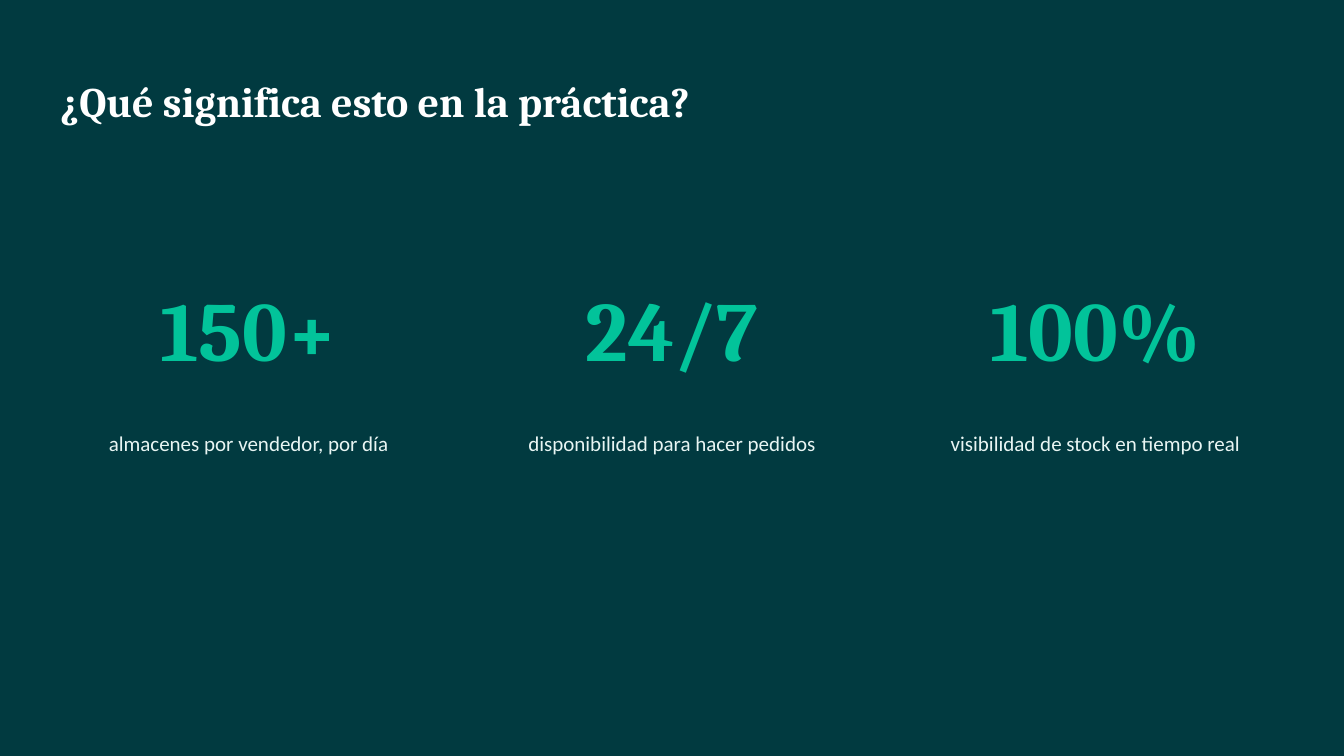
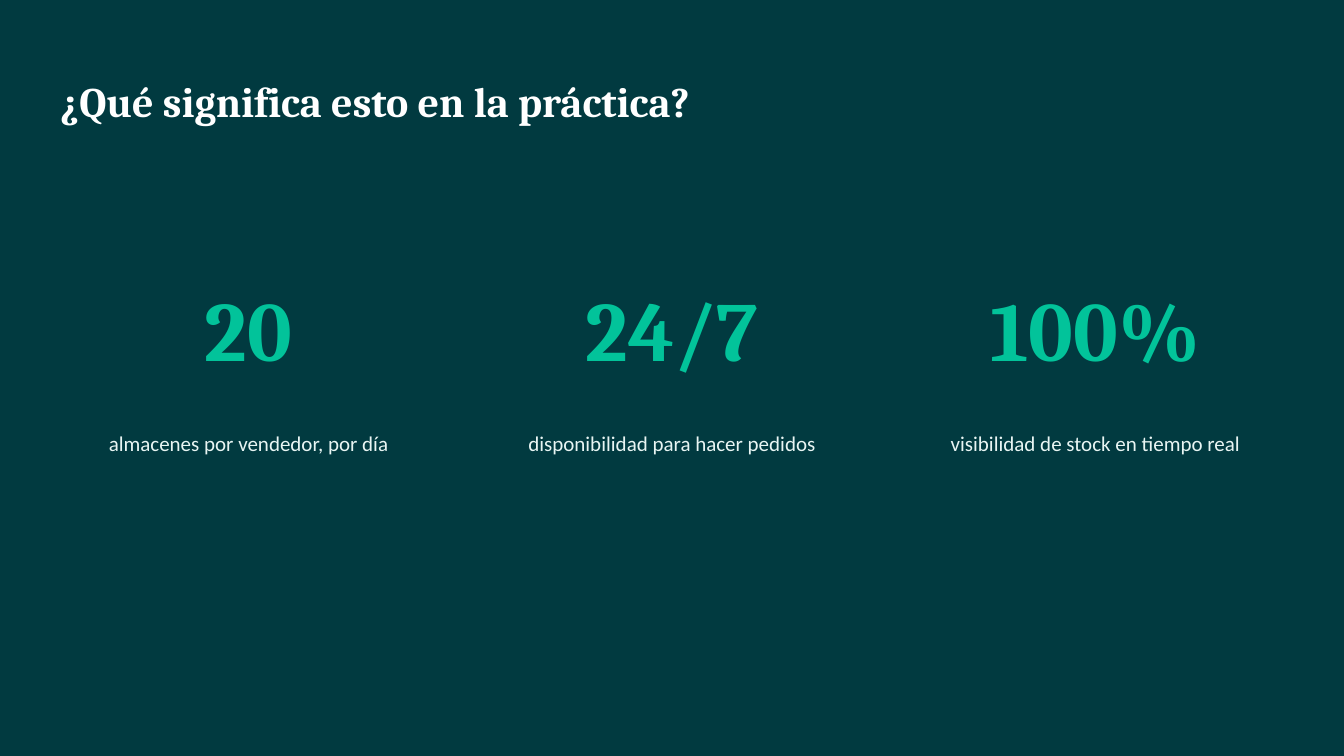
Before and after one commit to AlmagroLegnani/Distribuidora, a slide deck: slide 14 of TuStockApp_Presentacion.pptx. Drawn at 1344x756 pixels with LibreOffice and Linux fonts; fonts in the diff are those of the drawing. Boxes give left, top, right and bottom in pixels: in the first picture for what was removed or moved away, otherwise in the second. Text is boxed around its words. In the diff, an @@ line names an element or a change of style, - is before the commit and + after.

```diff
--- a/TuStockApp_Presentacion.pptx
+++ b/TuStockApp_Presentacion.pptx
@@ text at (x1=205, y1=304, x2=292, y2=362): text changed @@
-150+
+20
```
Also in this commit, not shown: 1 other slide changed, 4 other files.
